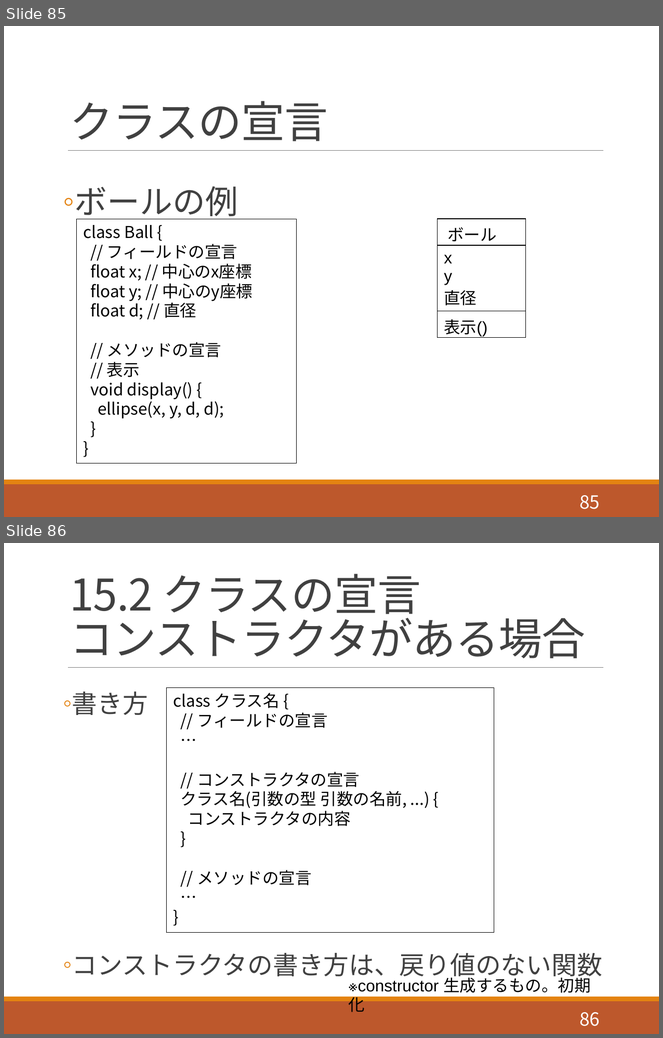
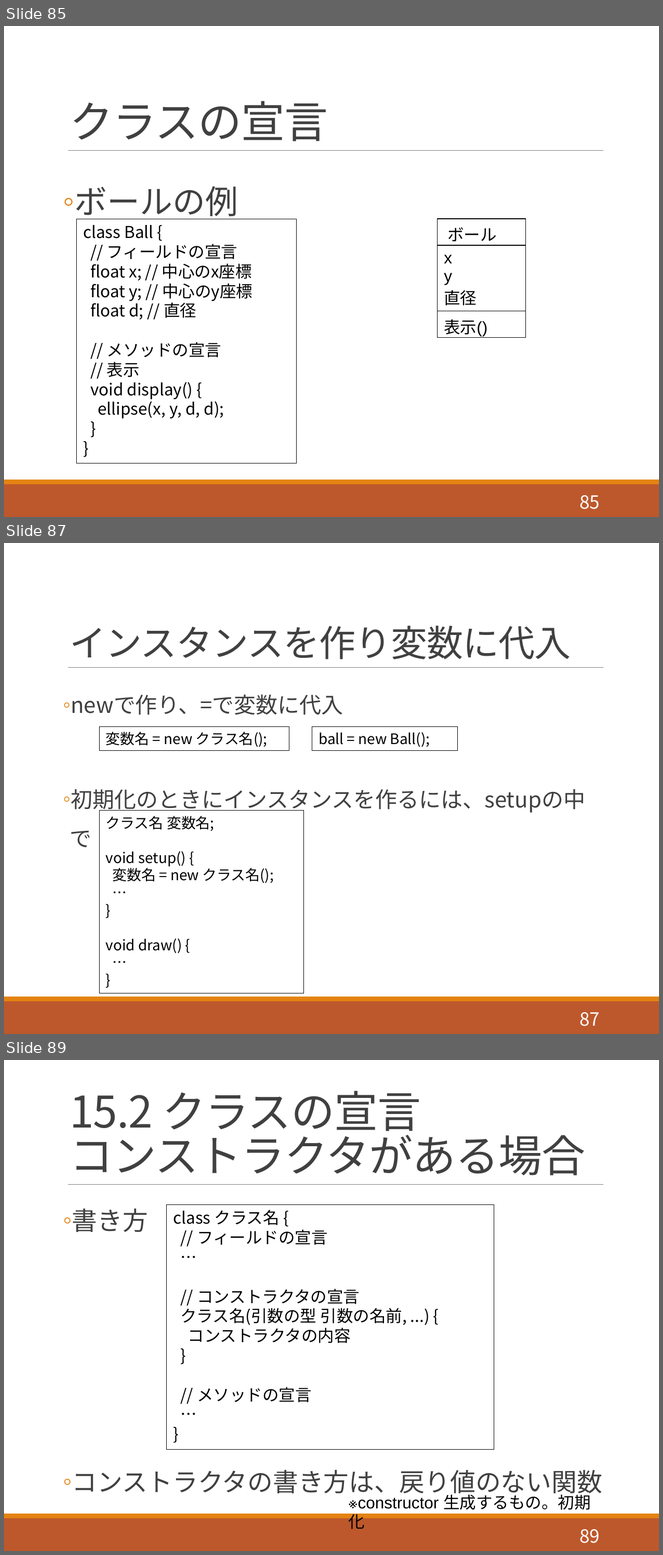
Before and after one commit to akokubo/kuroishi_ch_processing, a slide deck: slide_programming_processing.pptx. Shown one above the other, each under a label of ours: slides 85 and 86 before the commit, slides 85, 87 and 89 after it; the slides between them are not shown. The pictures are 663x1038 and 663x1555 pixels, drawn with LibreOffice and Linux fonts; fonts in the diff are those of the drawing. Boxes give left, top, right and bottom in pixels: in the first picture for what was removed or moved away, otherwise in the second. Text is boxed around its words. In the diff, an @@ line names an element or a change of style, - is before the commit and + after.

```diff
--- a/slide_programming_processing.pptx
+++ b/slide_programming_processing.pptx
@@ slide 87 added at (4,543,659,1034), background #FFFFFF; not listed: 3 template elements that a slide beside it also shows @@
@@ title added at (70,626,571,659), 40 pt, text #404040 @@
+インスタンスを作り変数に代入
@@ text added at (71,694,585,813), 24 pt, text #404040 @@
+  ◦ newで作り、=で変数に代入
+  ◦ 初期化のときにインスタンスを作るには、setupの中で
@@ rectangle added at (100,727,289,750), outline #000000 0.75 pt, 16 pt, text #000000 @@
+変数名 = new クラス名();
@@ rectangle added at (312,727,458,750), outline #000000 0.75 pt, 16 pt, text #000000 @@
+ball = new Ball();
@@ rectangle added at (100,811,304,994), outline #000000 0.75 pt, 16 pt, text #000000 @@
+クラス名 変数名;
+void setup() {
+変数名 = new クラス名();
+…
+}
+void draw() {
+…
+}
@@ page number added at (580,1013,600,1027), 20 pt, text #FFFFFF @@
+87
@@ what was slide 86 is now slide 89 @@
@@ page number at (580,1530,600,1544): text changed @@
-86
+89
```
Also in this commit, not shown: 3 slides changed, 3 other slides added, 1 other file.
